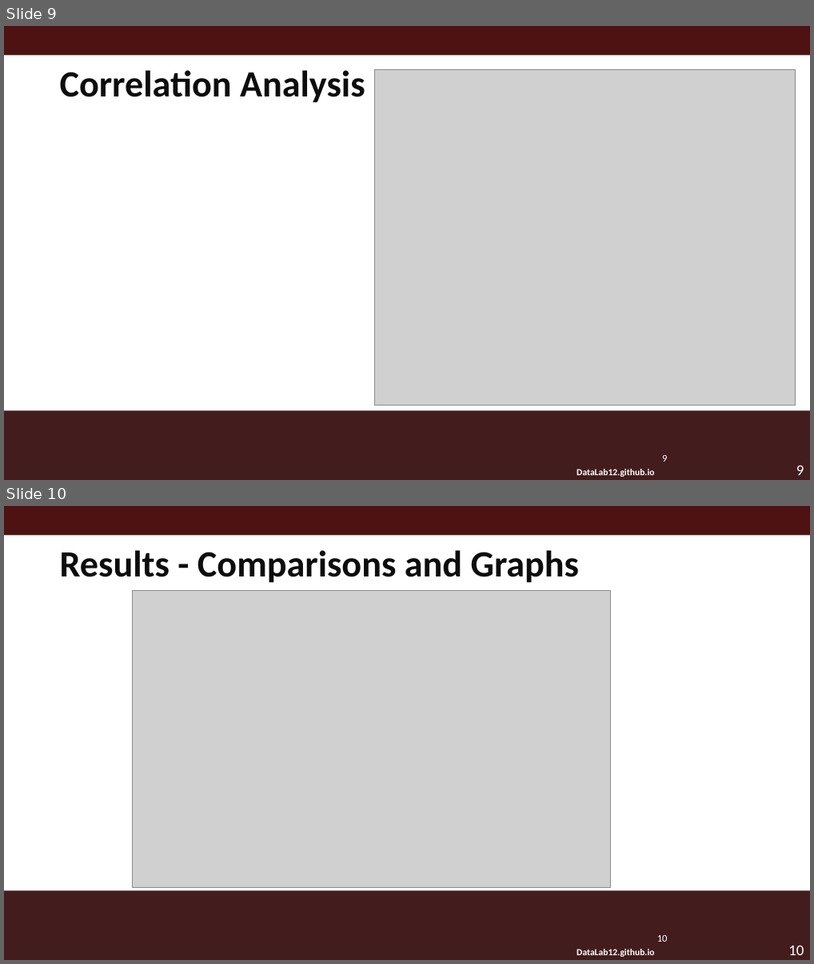
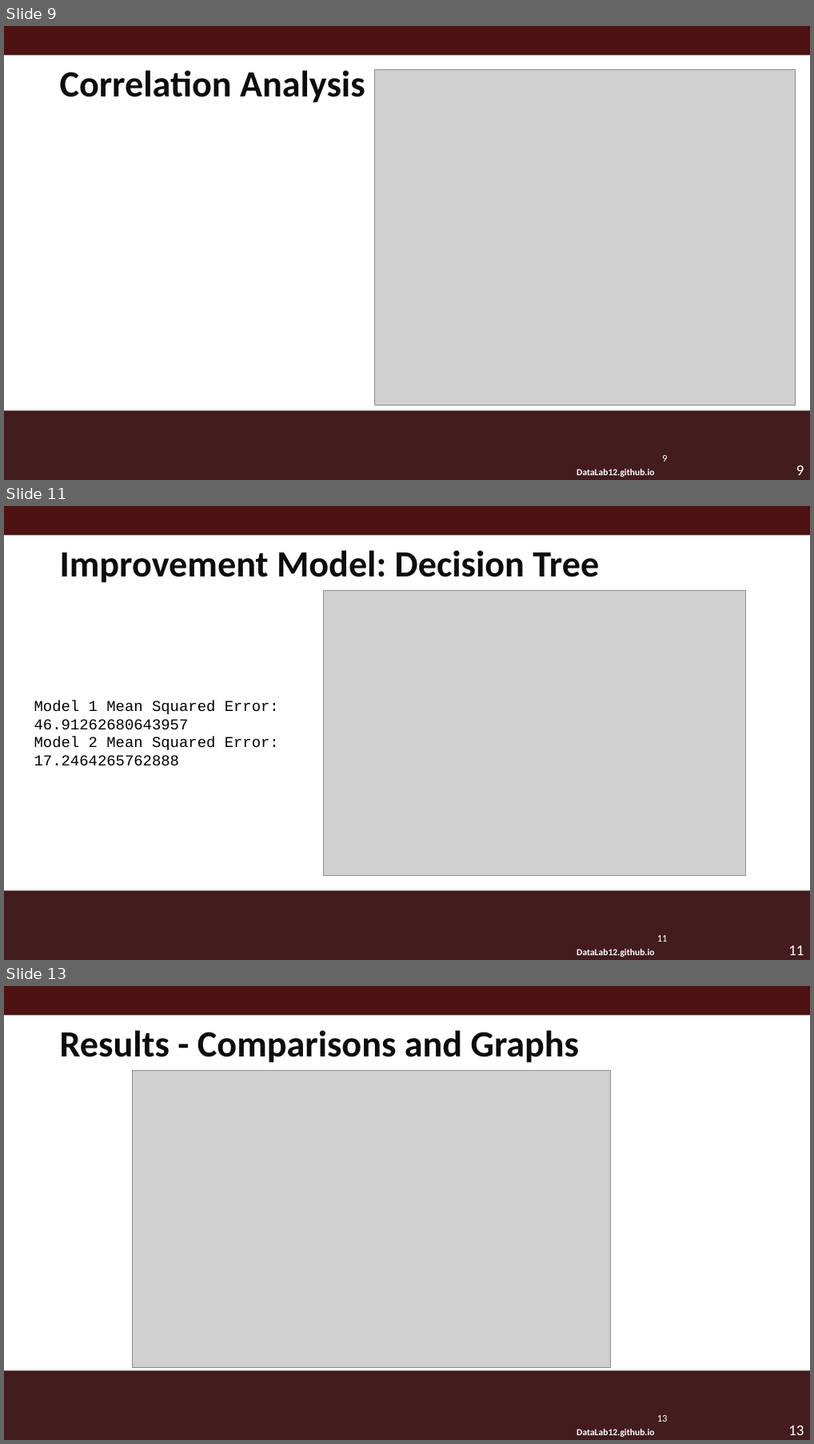
Before and after one commit to zoe-becker/ML-Traffic-Analysis, a slide deck: DataLabMacro.pptm. Shown one above the other, each under a label of ours: slides 9 and 10 before the commit, slides 9, 11 and 13 after it; the slides between them are not shown. The pictures are 814x964 and 814x1444 pixels, drawn with LibreOffice and Linux fonts; fonts in the diff are those of the drawing; grey boxes stand for pictures; background and template pictures are left out. Boxes give left, top, right and bottom in pixels: in the first picture for what was removed or moved away, otherwise in the second. Text is boxed around its words. In the diff, an @@ line names an element or a change of style, - is before the commit and + after.

```diff
--- a/DataLabMacro.pptm
+++ b/DataLabMacro.pptm
@@ slide 11 added at <box>4,506,810,960</box>, background #FFFFFF; not listed: 5 template elements that a slide beside it also shows @@
@@ title added at <box>60,550,599,583</box>, 44 pt, text #0D0D0D, bold @@
+Improvement Model: Decision Tree
@@ picture added at <box>323,591,746,876</box> @@
@@ text added at <box>34,700,279,766</box>, 18 pt, text #000000 @@
+Model 1 Mean Squared Error: 46.91262680643957
+Model 2 Mean Squared Error: 17.2464265762888
@@ what was slide 10 is now slide 13 @@
@@ page number at <box>658,1415,668,1421</box>: text changed @@
-10
+13
@@ page number at <box>789,1424,804,1435</box>: text changed @@
-10
+13
```
Also in this commit, not shown: 2 other slides added.
